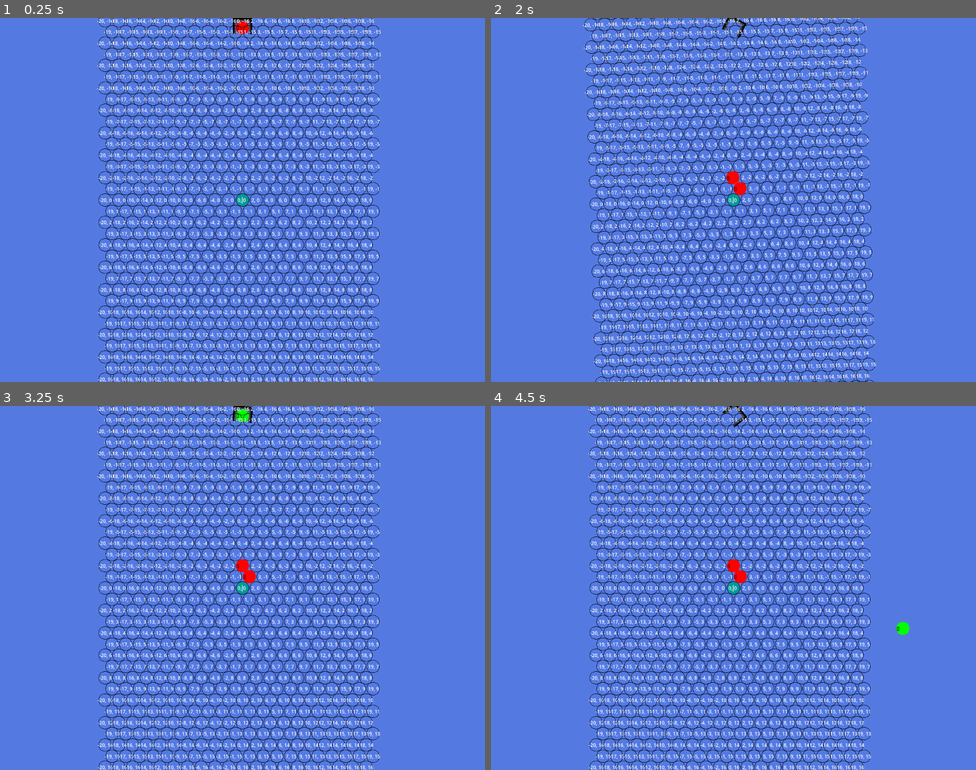
Above: before the commit, frames 1-4 (two rows, left to right).
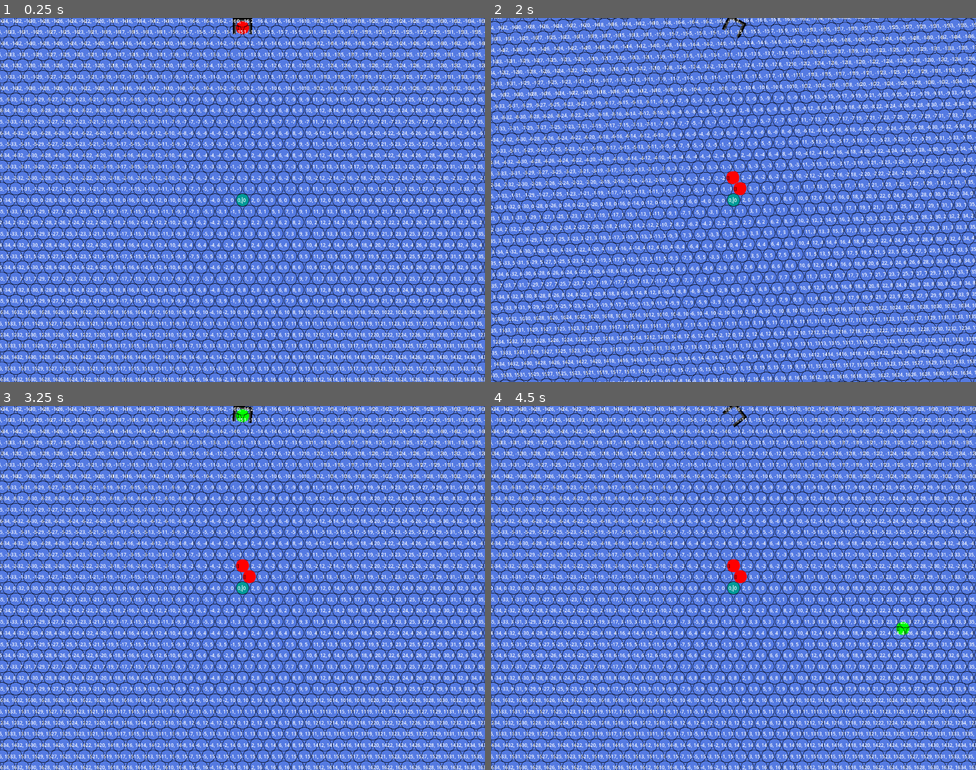
Above: after the commit, the same moments.

Repository: almostNathan/BubbleSpinnerRoguelike
Game: Godot game, scene res://main_arena.tscn
The game is run twice, just before and just after one commit, with the same random seed, the same clock (stepped at 60 frames per second) and the same inputs.
Inputs (mouse positions are in pixels of both pictures, inside the frame that each line leads up to):
- Up to frame 1 (0.25 s): no input
- Up to frame 2 (2 s): tap Enter at 0.5 s; move the mouse to (840, 181) at 0.52 s; press the mouse at (840, 181) at 0.53 s; move the mouse to (636, 218) at 1.27 s; release the mouse at (636, 218) at 1.28 s; click (636, 218) at 1.35 s
- Up to frame 3 (3.25 s): move the mouse to (291, 507) at 2.02 s; press the mouse at (291, 507) at 2.03 s; move the mouse to (218, 660) at 2.77 s; release the mouse at (218, 660) at 2.78 s; click (218, 660) at 2.85 s
- Up to frame 4 (4.5 s): tap Space at 3.5 s; move the mouse to (879, 642) at 3.52 s; press the mouse at (879, 642) at 3.53 s; move the mouse to (588, 533) at 4.27 s; release the mouse at (588, 533) at 4.28 s; click (588, 533) at 4.35 s

The runs differ from the first frame. In frame 1, 15% of the frame differs, in the area x 0-100%, y 0-100%; in frame 2, 15%; in frame 3, 15%; in frame 4, 15%.

Commit message:
got grid working. Continue work on determine matching types

Diff:
--- a/Scripts/ball_grid_manager.gd
+++ b/Scripts/ball_grid_manager.gd
@@ -2,7 +2,8 @@
 class_name BallGridManager
 
 const BALL_SIZE : int = 32
-const GRID_SIZE : int = 20
+const GRID_SIZE_X : int = 40
+const GRID_SIZE_Y : int = 20
 const RELATIVE_UP_LEFT : Vector2i = Vector2i(-1, -1)
 const RELATIVE_UP_RIGHT : Vector2i = Vector2i(1, -1)
 const RELATIVE_RIGHT : Vector2i = Vector2i(2, 0)
@@ -62,8 +63,8 @@
 	#create a dictionary of
 	# x,y coords (positions in the grid) : Vector2 position in game
 	var x_offset = 0
-	for y in range(-GRID_SIZE, GRID_SIZE):
-		for x in range(-GRID_SIZE,GRID_SIZE):
+	for y in range(-GRID_SIZE_Y, GRID_SIZE_Y):
+		for x in range(-GRID_SIZE_X,GRID_SIZE_X):
 			if (x+y) % 2 == 0:
 				if x == 0:
 					x_offset = 0
